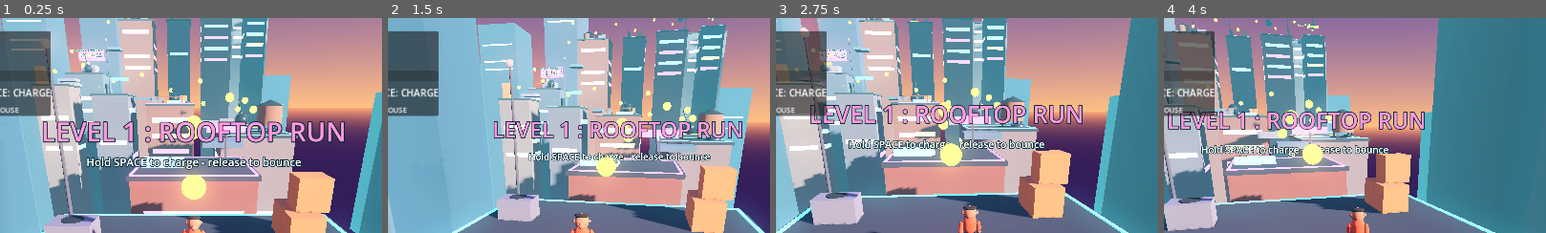
Above: before the commit, frames 1-4 (left to right).
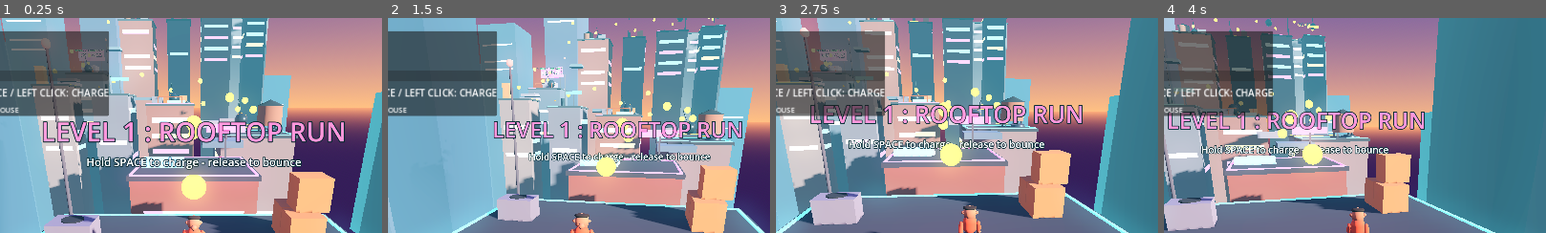
Above: after the commit, the same moments.

Repository: wahwaeknoor-2008/Butt-Bounce
Game: Godot game, scene res://scenes/rooftop_rush.tscn
The game is run twice, just before and just after one commit, with the same random seed, the same clock (stepped at 60 frames per second) and the same inputs.
Inputs (mouse positions are % of the whole screen's width and height, from its top left):
- Up to frame 1 (0.25 s): no input
- Up to frame 2 (1.5 s): tap Enter at 0.5 s; move the mouse to (55, 50) at 0.52 s; hold W from 0.53 s (still down); tap R at 0.6, 1.35 s; click (55, 50) at 0.67 s; tap Space at 0.77 s; move the mouse to (45, 50) at 1.27 s
- Up to frame 3 (2.75 s): keep holding W; tap Space at 1.52 s; move the mouse to (52, 48) at 2.02 s; tap R at 2.1 s
- Up to frame 4 (4 s): keep holding W; move the mouse to (49, 52) at 2.77 s; tap R at 2.85, 3.6 s; click (49, 52) at 2.92 s; tap Space at 3.02, 3.77 s; move the mouse to (57, 51) at 3.52 s
The pictures show only the part of the screen within x 25-75%, y 0-50%; the shares and areas given below are measured in that part.

The runs differ from the first frame. In frame 1, 6.2% of the frame differs, in the area x 2-29%, y 6-46%; in frame 2, 6.3%; in frame 3, 6.1%; in frame 4, 6.2%.

Commit message:
Show mouse click bounce control in game HUD

Diff:
--- a/scripts/level.gd
+++ b/scripts/level.gd
@@ -375,7 +375,7 @@
 	charge_bar.show_percentage = false
 	column.add_child(charge_bar)
 	message_label = Label.new()
-	message_label.text = "WASD / ARROWS: MOVE    •    HOLD SPACE: CHARGE"
+	message_label.text = "WASD / ARROWS: MOVE  •  HOLD SPACE / LEFT CLICK: CHARGE"
 	column.add_child(message_label)
 	var camera_help := Label.new()
 	camera_help.text = "MOUSE: LOOK  •  WHEEL: ZOOM  •  ESC: RELEASE MOUSE"
@@ -390,9 +390,9 @@
 		if amount >= 0.98:
 			message_label.text = "FULL CHARGE!  RELEASE SPACE TO LAUNCH!"
 		elif amount > 0.02:
-			message_label.text = "CHARGING BOUNCE..."
+			message_label.text = "CHARGING... RELEASE SPACE / LEFT CLICK TO BOUNCE!"
 		else:
-			message_label.text = "WASD / ARROWS: MOVE  •  HOLD SPACE: CHARGE"
+			message_label.text = "WASD / ARROWS: MOVE  •  HOLD SPACE / LEFT CLICK: CHARGE"
 
 
 func _on_bounce_launched() -> void:
